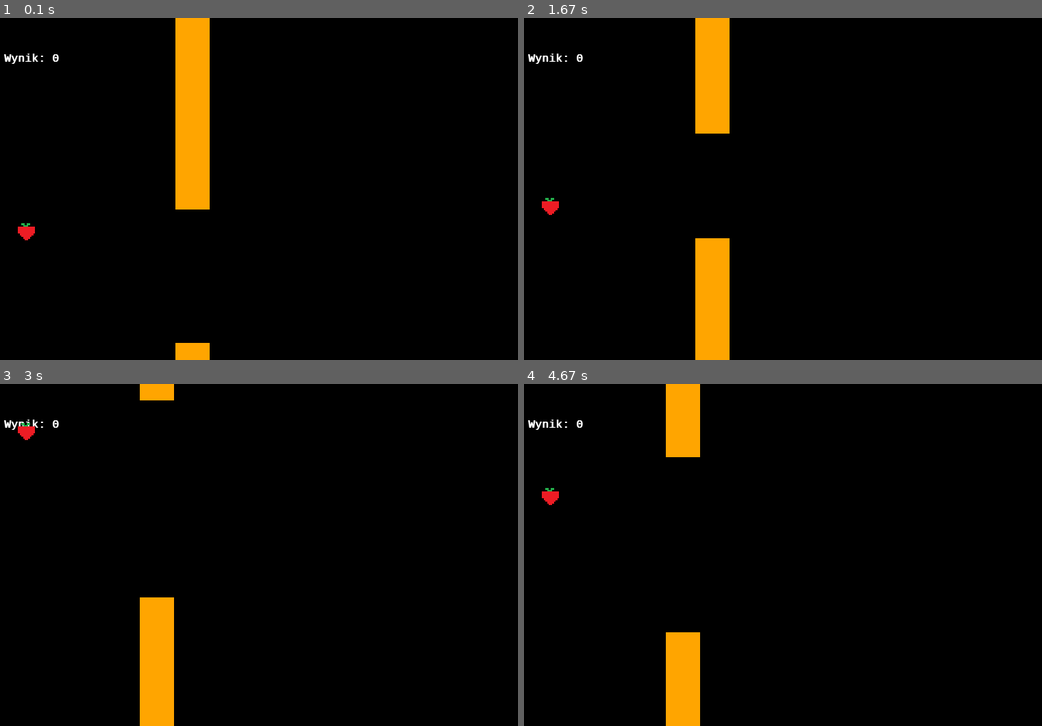
Above: before the commit, frames 1-4 (two rows, left to right).
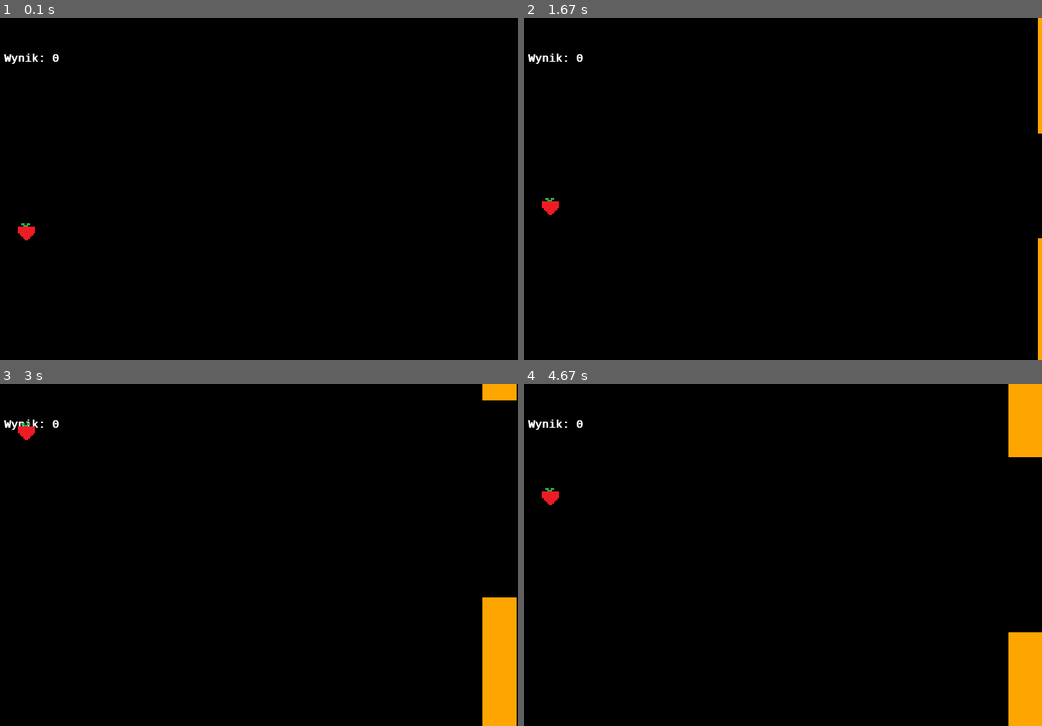
Above: after the commit, the same moments.

Repository: jedrus113/pygame
Game: pygame game, started from main.py
Same seed, same stepped clock (60 frames per second), same inputs: the game is played once before the commit and once after it.
Inputs:
- Up to frame 1 (0.1 s): no input
- Up to frame 2 (1.67 s): tap Space at 0.33, 0.73, 1.03, 1.23, 1.57 s
- Up to frame 3 (3 s): tap Space at 1.87, 2.07, 2.37, 2.63, 2.97 s
- Up to frame 4 (4.67 s): tap Space at 3.27, 3.4, 3.8, 4.1, 4.47 s

The runs differ from the first frame. In frame 1, 4.0% of the frame differs, in the area x 33-41%, y 0-100%; in frame 2, 5.1%; in frame 3, 5.6%; in frame 4, 6.4%, in the area x 27-100%, y 0-100%.

Commit message:
pipes always starts from right side of screen

Diff:
--- a/config.py
+++ b/config.py
@@ -24,7 +24,6 @@
     score_board_pos = (50,50)
 
 class Pipes:
-    default_x = 300
     min_gap_beetween_pipes = 200
     minsize = 90
     maxsize = 300
--- a/logic/logic.py
+++ b/logic/logic.py
@@ -36,6 +36,6 @@
                 config.World.score += 1
                 del config.World.objects[2]
 
-            if config.Pipes.default_x - config.World.objects[-1].getPos()[0] > config.Pipes.min_gap_beetween_pipes:
+            if config.Window.size[0] - config.World.objects[-1].getPos()[0] > config.Pipes.min_gap_beetween_pipes:
                 Pipe()
         self.keys = []
--- a/logic/logic_object.py
+++ b/logic/logic_object.py
@@ -29,7 +29,7 @@
 class Pipe(Thing):
     def __init__(self):
         self.size = randint(config.Pipes.minsize, config.Pipes.maxsize)
-        x = config.Pipes.default_x if config.Pipes.default_x >= 0 else config.Window.size[0] + config.Pipes.default_x
+        x = config.Window.size[0]
         self.height = randint(config.Pipes.min_top_gap, config.Window.size[1] - config.Pipes.min_down_gap - self.size)
         self.height = self.height if self.height >= 0 else config.Window.size[1] + self.height
 
